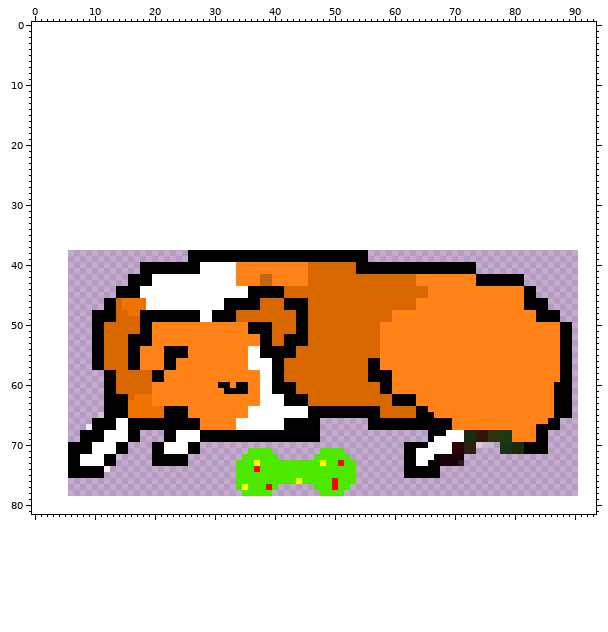
A sprite sheet gets an edit: data/sleep.png. That is the earlier state.
The file is 85x41 pixels. Pixels under 10% opacity are left out. Colours within 5 levels of each other are drawn and written as one. The old version is drawn lined up with the new one, on the new canvas.
The same view after the edit:
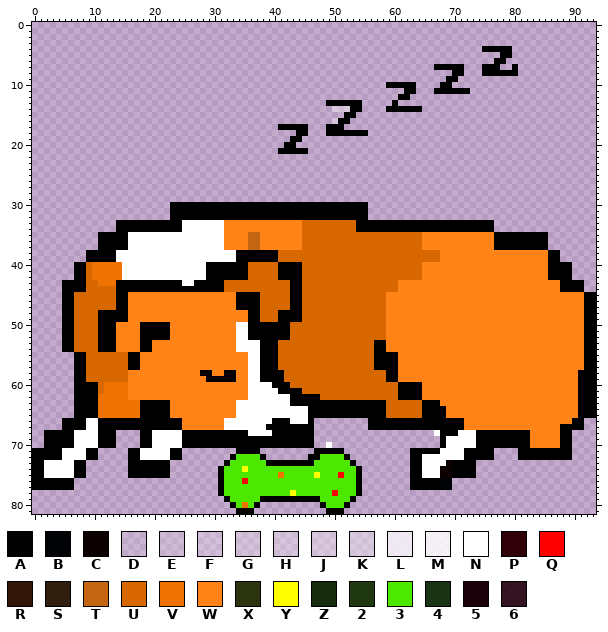
Palette (. is transparent): A #000000  B #000206  C #0a0100  D #ffffff21  E #ffffff30  F #ffffff3f  G #ffffff45  H #ffffff4e  J #ffffff57  K #ffffff5f  L #ffffffc1  M #ffffffd4  N #ffffff  P #300008  Q #ff0000  R #34150a  S #301f0f  T #c46512  U #d96700  V #f07200  W #ff8317  X #2c340f  Y #ffff00  Z #172b0e  2 #203810  3 #4de800  4 #1a3315  5 #190009  6 #21000be1
Edits made:
canvas 85x41 -> 94x82, the old top-left corner now at 6,38
Changed rows in their new state; - is an unchanged pixel.
first column x 41:
 4 ----------------------------------AAAAA-
 5 -------------------------------------AA-
 6 ------------------------------------AA--
 7 --------------------------AAAAA---AAA--A
 8 -----------------------------AA---AAAAAA
 9 ----------------------------AA----------
10 ------------------AAAAA----AA-----------
11 ---------------------AA---AAAAAA--------
12 --------------------AA------------------
13 --------AAAAAA-----A--------------------
14 ---------JJJAA----AAAAAA----------------
15 -----------AA---------------------------
16 ---------HAA----------------------------
17 AAAAA---AAA-----------------------------
18 ---AA---AAAAAAA-------------------------
19 --AA------------------------------------
20 -AA-------------------------------------
21 AAAAA-----------------------------------
first column x 0:
30 -----------------------AAAAAAAAAAAAAAAAAAAAAAAAAAAAAAAAA--------------------------------------
31 -----------------------AAAAAAAAAAAAAAAAAAAAAAAAAAAAAAAAA--------------------------------------
32 -----------------------AAAAAAAAAAAAAAAAAAAAAAAAAAAAAAAAA--------------------------------------
33 --------------AAAAAAAAAAANNNNNNNWWWWWWWWWWWWWUUUUUUUUUAAAAAAAAAAAAAAAAAAAAAAA-----------------
34 --------------AAAAAAAAAAANNNNNNNWWWWWWWWWWWWWUUUUUUUUUAAAAAAAAAAAAAAAAAAAAAAA-----------------
35 -----------AAAAANNNNNNNNNNNNNNNNWWWWTTWWWWWWWUUUUUUUUUUUUUUUUUUUUWWWWWWWWWWWWAAAAAAAAA--------
36 -----------AAAAANNNNNNNNNNNNNNNNWWWWTTWWWWWWWUUUUUUUUUUUUUUUUUUUUWWWWWWWWWWWWAAAAAAAAA--------
37 -----------AAAAANNNNNNNNNNNNNNNNWWWWTTWWWWWWWUUUUUUUUUUUUUUUUUUUUWWWWWWWWWWWWAAAAAAAAA--------
38 ---------AAAAANNNNNNNNNNNNNNNNNNNN-------UUUUUUUUUUUUUUUUUUUUUUUUUUUWWWWWWWWWWWWWWWWWWAA------
39 ---------AAAAANNNNNNNNNNNNNNNNNNNN-------UUUUUUUUUUUUUUUUUUUUUUUUUUUWWWWWWWWWWWWWWWWWWAA------
40 -------AAUVVVVVNNNNNNNNNNNNN-AAAAAAAUUUUUAAAAU--------UUUUUUUUUUUWWWWWWWWWWWWWWWWWWWWWAAAA----
41 -------AAUVVVVVNNNNNNNNNNNNN-AAAAAAAUUUUUAAAAU--------UUUUUUUUUUUWWWWWWWWWWWWWWWWWWWWWAAAA----
42 -------AAUVVVVVNNNNN---------AAAAAAAUUUUUAAAAU------------------U---------WWWWWWWWWWWWAAAA----
43 -----AAAAUUVVVAA----AAAAA--AAAAAUUUUUUUUUUUAAU---------------WWW----------WWWWWWWWWWWWWWAAAA--
44 -----AAAAUUUUU----AAAAAAAAAAAAAAUUUUUUUUUU-AA----------------WWWWW----------------WWWWWWAAAA--
45 -----AAUUUUUUU--WWWWWWWWWWWWWWWWWWAA--UUUU-AA--------------WWWWWWW----------------WWWWWWWWWWAA
46 -----AAUUUUUUUAAWWWWWWWWWWWWWWWWWW--------U--U-------------WWWWW------------------WWWWWWWWWWAA
47 -----AAUUUUUUUAAWWWWWWWWWWWWWWWWWW--------U--U-------------WWWWW------------------WWWWWWWWWWAA
48 -----AAUUUU---AAWWWWWWWWWWWWWWWWWWWWAA---AAA-U-------------W------------------------WWWWWWWWAA
49 -----AAUUUU---AAWWWWWWWWWWWWWWWWWWWWAA---AAA-U-------------W------------------------WWWWWWWWAA
50 -----AAUUUU-AAWWWW--AAA-----------NN----AAA-UU------------U-----------------------------WWWWAA
51 -----AAUUUU-AAWWWW--AAA-----------NN----AAA-UU------------U-----------------------------WWWWAA
52 -----AAUUUU-AAWWWW--AAA-----------NNAA--AA-UUU------------U-----------------------------WWWWAA
53 -----AAUUUU-AAWWWW----------------NNNN--A-UUUU-----------AA-----------------------------WWWWAA
54 -----AAUUUU-AAWWWWAA--WWWW--------NN-----UUU-------------AA-----------------------------WWWWAA
55 -------AAUUU----------WWWW---------------UUU-------------AAAA---------------------------WWWWAA
56 -------AAUUU----------WW--------------AA-U--------------U-AAA---------------------------WWWWAA
57 -------AAUUU----------WW--------------AA-U--------------U-AAA---------------------------WWWWAA
58 -------AAUUUUU--WWWWWW------AA--AA--NNAA----------------UUU-A---------------------------WWWAAA
59 -------AAUUUUU--WWWWWW-------AAAAA--NNAA----------------UUU-A---------------------------WWWAAA
60 -------AAAAUVVVVWWWW-----------WW-WWNN-----U--------------UUUAAAA----------------------WWWWAAA
61 -------AAAAUVVVVWWWW------------WWWWNN--N---A-------------UUUAAAA----------------------WWWWAAA
62 -------AAAAVVVVVWWWW----------------NN----N---AA------------U---A----------------------WWWWAAA
63 -------AAAAVVVVV--AAAAA-----------NNNN----N---AAAAAAAAAAAAA-UUUUUAAA-------------------WWWWAAA
64 -------AAAAVVVVV--AAAA-WWW--------NN----------------------A-----U-AAA------------------WWWWAAA
65 -------AAAAVVVVV--AAAA-WWW--------NN----------------------A-----U--AA------------------WWWWAAA
66 -----AAAANN---AA---------WWW----NN------AA-NNN-.----------------------AA--------------WWWWAA--
67 -----AAAANN---AA---------WWW----NN-----AAA-----.----------------------AA------------WWWWAAAA--
68 --AAAAANNNN-AA....AANNNN-AAA--------NNNN-------.------------------.N-AA-NNAAAAAAAAA-WWWWAA----
69 --AAAAANNNN-AA....AANNNN-AAA-------------------.------------------..A---NNAAAAAAAAA-WWWWAA----
70 --AAAA-NNN-AAA..--AANN---A--AAAAAAAAAAAAAAAAAAA--N------------......A-NNNNAAAAAAAA-WWWWWAA----
71 AAAAANNNN-A.....AANNNN-AA...------AAAA..-------AAAAA----------.-AAAA--NNAAAAA-...A----AAAA----
72 AAAAANNN-AA....-AANNNNN--.-------A3---A..-----AA----A---------.-A--NNNNNAAAAA----AAAAAAAAA----
73 AANNNNN-A.....--AAAA---...------A3---3-AAAAAAAA-3--3-A--------.-A-NNNCAAAA--------------------
74 AANNNNN--....---AAAAAAA--------A33-Y-3----------------A-------.--NNNCCAAAA--------------------
75 AANNNNN--...----AAAAAAA--------A33-------V-----Y---Q--A-------.--NNNCCAAAA--------------------
76 AAAAAAA------------------------A33-Q--------3-----3---A--------AAAAABB------------------------
77 AAAAAAA------------------------A33-3---3-333333---3--3A--------AAAAABB------------------------
78 -------------------------------A333-----333Y3333--Q-33A---------------------------------------
79 --------------------------------A33333AAAAAAAAAA33333A----------------------------------------
80 ---------------------------------A3V3A----------A333A-----------------------------------------
81 ----------------------------------AAA------------AAA------------------------------------------
Boxes around the changes in both pictures, in picture pixels (x1, y1, x2, y2):
added: (278, 46, 518, 154)
changed: (32, 202, 596, 514)
